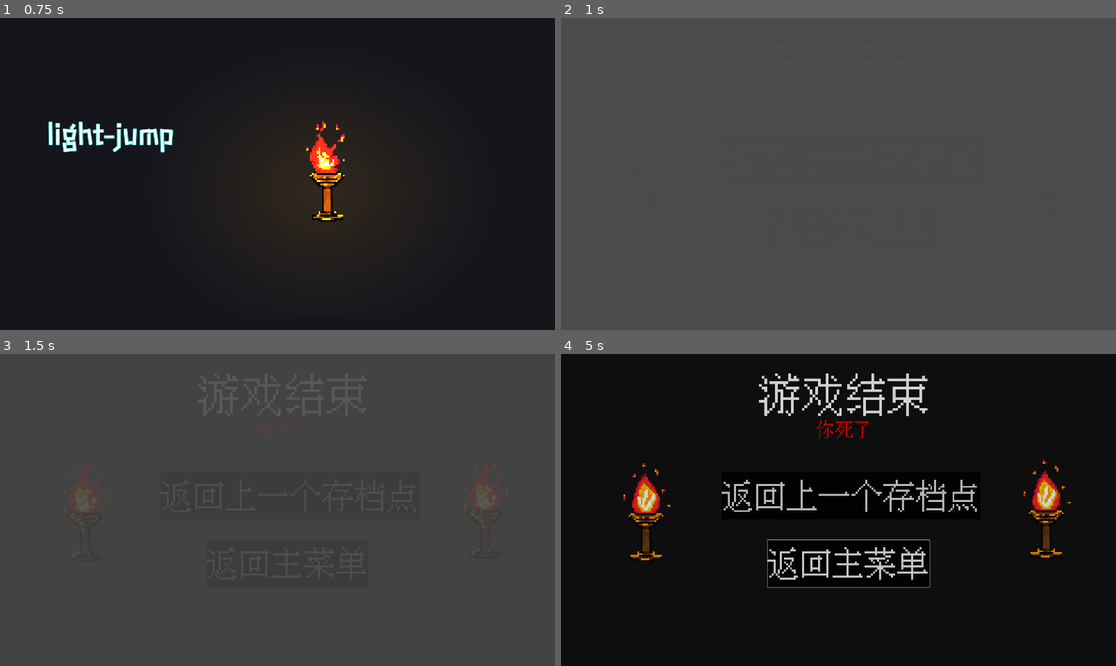
Above: before the commit, frames 1-4 (two rows, left to right).
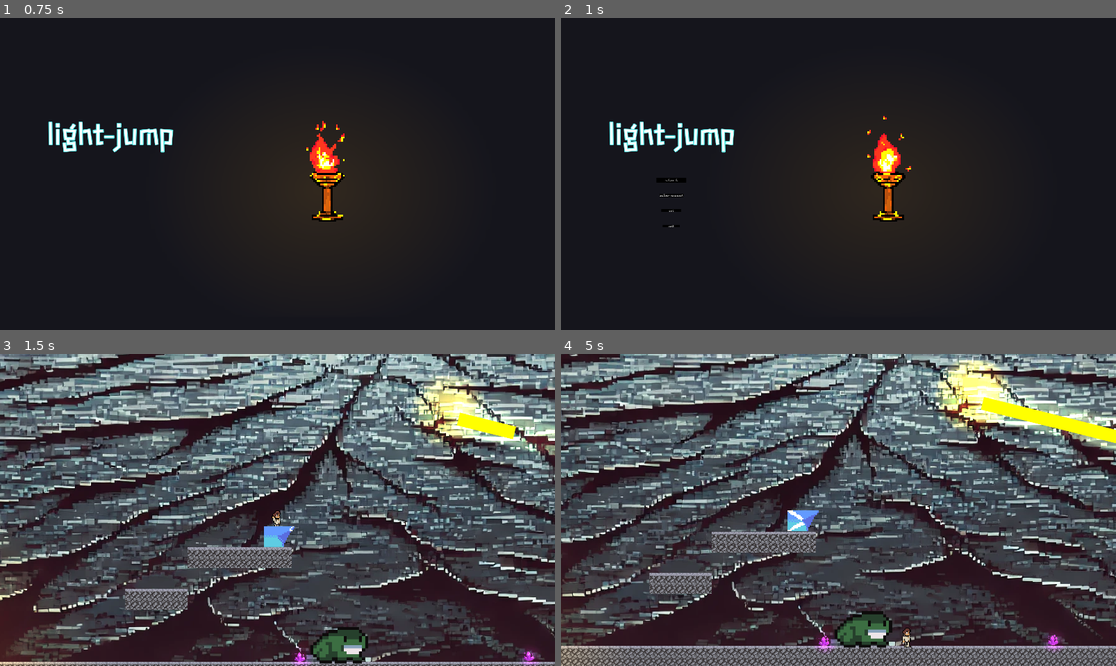
Above: after the commit, the same moments.

Repository: jingxin-anze/light-jump
Game: Godot game, scene res://Scenes/Main/Main.tscn
Two runs of this game, one before a commit and one after it. Both use one fixed random seed, a clock stepped at 60 frames per second and the inputs below. This scene is started directly instead of the project's main scene. Sound files missing from this copy of the repository are replaced by a short silence.
Inputs (mouse positions are in pixels of both pictures, inside the frame that each line leads up to):
- Up to frame 1 (0.75 s): click "start" at 0.5 s
- Up to frame 2 (1 s): no input
- Up to frame 3 (1.5 s): click (111, 516) at 1.25 s, where only the run after the commit has a clickable "start"
- Up to frame 4 (5 s): click (849, 497) at 2 s, where only the run before the commit has a clickable "返回上一个存档点"; click (849, 563) at 2.75 s, where only the run before the commit has a clickable "返回主菜单"; move the mouse to (960, 494) at 3.52 s; hold D (move_right) from 3.53 s (still down); tap J (attack) at 3.6 s; tap K (jump) at 3.77, 4.52 s; move the mouse to (727, 525) at 4.27 s; tap Space (attack2) at 4.35 s

Frame 1 is identical in both runs. In frame 2, 100% of the frame differs, in the area x 0-100%, y 0-100%; in frame 3, 70%; in frame 4, 92%.
Error before the commit: Cannot call method 'create_tween' on a null value. (res://Scenes/Ui/AnimationComponent.gd:130)
Error after the commit: Invalid call. Nonexistent function 'get_node' in base 'PackedScene'. (res://Scenes/Player/death.gd:7)

Commit message:
再次修复碰撞

Diff:
--- a/Scenes/Player/death.gd
+++ b/Scenes/Player/death.gd
@@ -4,7 +4,7 @@
 @export var death_ui:PackedScene
 
 func enter() -> void:
-	death_ui
+	death_ui.get_node("TextureRect/YouDie").text="青蛙罢工了"
 	get_tree().change_scene_to_packed(death_ui)
 
 func physics_process_update(delta: float) -> void:
--- a/Scenes/Player/player.tscn
+++ b/Scenes/Player/player.tscn
@@ -268,7 +268,7 @@
 size = Vector2(6, 16)
 
 [node name="Player" type="CharacterBody2D" groups=["player"]]
-collision_mask = 5
+collision_mask = 23
 script = ExtResource("1_1knux")
 SPEED = 150.0
 jump_height = 100.0
@@ -344,11 +344,13 @@
 unique_name_in_owner = true
 rotation = -1.5708
 target_position = Vector2(-5.24537e-07, 12)
+collision_mask = 19
 
 [node name="Left" type="RayCast2D" parent="."]
 unique_name_in_owner = true
 rotation = 1.5708
 target_position = Vector2(-5.24537e-07, 12)
+collision_mask = 19
 
 [node name="CoyoteTime" type="Timer" parent="."]
 one_shot = true
--- a/Scenes/RigidFrog/frog.gd
+++ b/Scenes/RigidFrog/frog.gd
@@ -6,7 +6,7 @@
 var level1_shoot:bool=true
 
 @onready var player:CharacterBody2D=get_tree().get_first_node_in_group("player")
-@onready var death_ui:Control=get_tree().get_first_node_in_group("death_ui")
+
 
 @export var init_position:Vector2=Vector2(1447,939)
 
@@ -14,7 +14,7 @@
 	if level1:
 		if self.global_position.x<200:
 			player.to_death=true
-			death_ui.get_node("TextureRect/YouDie").text="青蛙罢工了"
+			#death_ui.get_node("TextureRect/YouDie").text="青蛙罢工了"
 		if self.global_position.x>2300 and level1_shoot:
 			%SunRayManager.can_shoot=true
 			level1_shoot=false
